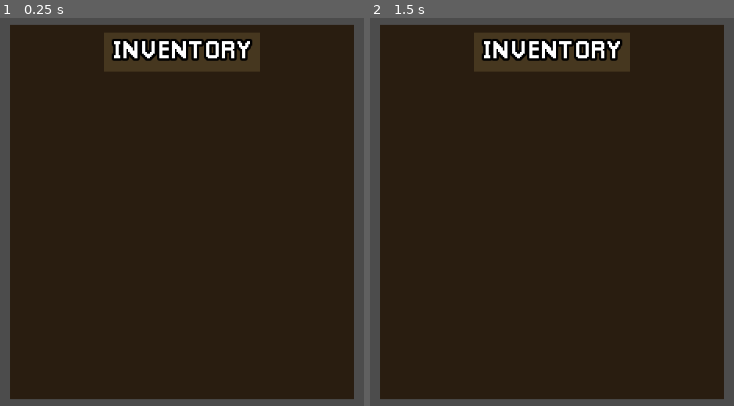
Above: before the commit, frames 1-2 (left to right).
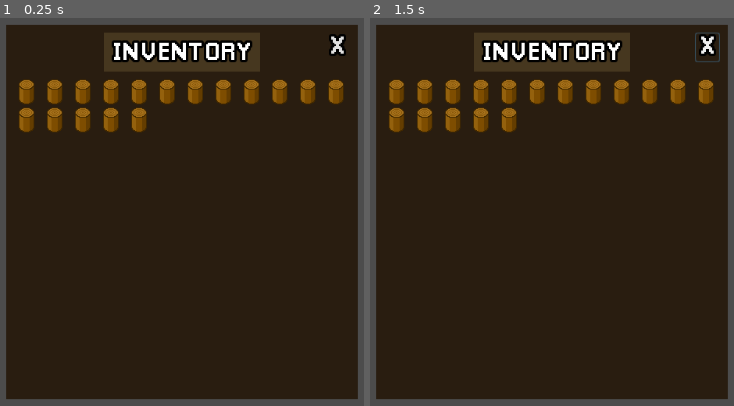
Above: after the commit, the same moments.

Repository: TopDownSurvival-Dev-Team/TopDownSurvival
Game: Godot game, scene res://src/scenes/ui_scenes/Inventory.tscn
Two runs of this game, one before a commit and one after it. Both use one fixed random seed, a clock stepped at 60 frames per second and the inputs below. This scene is started directly instead of the project's main scene.
Inputs (mouse positions are in pixels of both pictures, inside the frame that each line leads up to):
- Up to frame 1 (0.25 s): no input
- Up to frame 2 (1.5 s): click (708, 49) at 0.5 s, where only the run after the commit has a clickable "X"; move the mouse to (726, 188) at 1.27 s; hold D (move_right) from 1.28 s (still down); click (726, 188) at 1.35 s

The runs differ from the first frame. In frame 1, 7.1% of the frame differs, in the area x 1-99%, y 1-99%; in frame 2, 7.2%.

Commit message:
added some stuff

Diff:
--- a/Top Down Survival/src/scenes/ui_scenes/Inventory.tscn
+++ b/Top Down Survival/src/scenes/ui_scenes/Inventory.tscn
@@ -1,6 +1,7 @@
-[gd_scene load_steps=2 format=2]
+[gd_scene load_steps=3 format=2]
 
 [ext_resource path="res://src/dynamic_fonts/Pixellari_32.tres" type="DynamicFont" id=1]
+[ext_resource path="res://assets/wood/wood.png" type="Texture" id=2]
 
 [node name="Inventory" type="Control"]
 anchor_right = 1.0
@@ -14,8 +15,14 @@
 }
 
 [node name="ColorRect" type="ColorRect" parent="."]
-anchor_right = 1.0
-anchor_bottom = 1.0
+anchor_left = 0.5
+anchor_top = 0.5
+anchor_right = 0.5
+anchor_bottom = 0.5
+margin_left = -225.0
+margin_top = -240.0
+margin_right = 225.0
+margin_bottom = 240.0
 color = Color( 0.164706, 0.117647, 0.0666667, 1 )
 __meta__ = {
 "_edit_use_anchors_": false
@@ -33,22 +40,23 @@
 }
 
 [node name="V" type="VBoxContainer" parent="ColorRect/M"]
-margin_right = 420.0
+margin_right = 430.0
 margin_bottom = 460.0
+custom_constants/separation = 10
 
 [node name="Header" type="HBoxContainer" parent="ColorRect/M/V"]
-margin_right = 420.0
+margin_right = 430.0
 margin_bottom = 50.0
 rect_min_size = Vector2( 0, 50 )
 
 [node name="Control" type="Control" parent="ColorRect/M/V/Header"]
-margin_right = 106.0
+margin_right = 111.0
 margin_bottom = 50.0
 size_flags_horizontal = 3
 
 [node name="Background" type="ColorRect" parent="ColorRect/M/V/Header"]
-margin_left = 110.0
-margin_right = 310.0
+margin_left = 115.0
+margin_right = 315.0
 margin_bottom = 50.0
 rect_min_size = Vector2( 200, 50 )
 color = Color( 0.278431, 0.219608, 0.12549, 1 )
@@ -56,6 +64,7 @@
 [node name="Label" type="Label" parent="ColorRect/M/V/Header/Background"]
 anchor_right = 1.0
 anchor_bottom = 1.0
+margin_top = 5.0
 grow_horizontal = 2
 custom_fonts/font = ExtResource( 1 )
 text = "Inventory"
@@ -66,20 +75,139 @@
 "_edit_use_anchors_": false
 }
 
-[node name="Control2" type="Control" parent="ColorRect/M/V/Header"]
-margin_left = 314.0
-margin_right = 420.0
+[node name="Exit" type="Control" parent="ColorRect/M/V/Header"]
+margin_left = 319.0
+margin_right = 430.0
 margin_bottom = 50.0
 size_flags_horizontal = 3
 
+[node name="Button" type="Button" parent="ColorRect/M/V/Header/Exit"]
+anchor_left = 1.0
+anchor_right = 1.0
+margin_left = -32.0
+margin_bottom = 38.0
+grow_horizontal = 0
+custom_fonts/font = ExtResource( 1 )
+text = "X"
+flat = true
+__meta__ = {
+"_edit_use_anchors_": false
+}
+
 [node name="ScrollContainer" type="ScrollContainer" parent="ColorRect/M/V"]
-margin_top = 54.0
-margin_right = 420.0
+margin_top = 60.0
+margin_right = 430.0
 margin_bottom = 460.0
 size_flags_vertical = 3
 
 [node name="GridContainer" type="GridContainer" parent="ColorRect/M/V/ScrollContainer"]
-margin_right = 420.0
-margin_bottom = 406.0
+margin_right = 430.0
+margin_bottom = 400.0
 size_flags_horizontal = 3
 size_flags_vertical = 3
+columns = 12
+
+[node name="Inv1" type="TextureRect" parent="ColorRect/M/V/ScrollContainer/GridContainer"]
+margin_right = 32.0
+margin_bottom = 32.0
+texture = ExtResource( 2 )
+
+[node name="Inv2" type="TextureRect" parent="ColorRect/M/V/ScrollContainer/GridContainer"]
+margin_left = 36.0
+margin_right = 68.0
+margin_bottom = 32.0
+texture = ExtResource( 2 )
+
+[node name="Inv3" type="TextureRect" parent="ColorRect/M/V/ScrollContainer/GridContainer"]
+margin_left = 72.0
+margin_right = 104.0
+margin_bottom = 32.0
+texture = ExtResource( 2 )
+
+[node name="Inv4" type="TextureRect" parent="ColorRect/M/V/ScrollContainer/GridContainer"]
+margin_left = 108.0
+margin_right = 140.0
+margin_bottom = 32.0
+texture = ExtResource( 2 )
+
+[node name="Inv5" type="TextureRect" parent="ColorRect/M/V/ScrollContainer/GridContainer"]
+margin_left = 144.0
+margin_right = 176.0
+margin_bottom = 32.0
+texture = ExtResource( 2 )
+
+[node name="Inv6" type="TextureRect" parent="ColorRect/M/V/ScrollContainer/GridContainer"]
+margin_left = 180.0
+margin_right = 212.0
+margin_bottom = 32.0
+texture = ExtResource( 2 )
+
+[node name="Inv7" type="TextureRect" parent="ColorRect/M/V/ScrollContainer/GridContainer"]
+margin_left = 216.0
+margin_right = 248.0
+margin_bottom = 32.0
+texture = ExtResource( 2 )
+
+[node name="Inv8" type="TextureRect" parent="ColorRect/M/V/ScrollContainer/GridContainer"]
+margin_left = 252.0
+margin_right = 284.0
+margin_bottom = 32.0
+texture = ExtResource( 2 )
+
+[node name="Inv9" type="TextureRect" parent="ColorRect/M/V/ScrollContainer/GridContainer"]
+margin_left = 288.0
+margin_right = 320.0
+margin_bottom = 32.0
+texture = ExtResource( 2 )
+
+[node name="Inv10" type="TextureRect" parent="ColorRect/M/V/ScrollContainer/GridContainer"]
+margin_left = 324.0
+margin_right = 356.0
+margin_bottom = 32.0
+texture = ExtResource( 2 )
+
+[node name="Inv11" type="TextureRect" parent="ColorRect/M/V/ScrollContainer/GridContainer"]
+margin_left = 360.0
+margin_right = 392.0
+margin_bottom = 32.0
+texture = ExtResource( 2 )
+
+[node name="Inv12" type="TextureRect" parent="ColorRect/M/V/ScrollContainer/GridContainer"]
+margin_left = 396.0
+margin_right = 428.0
+margin_bottom = 32.0
+texture = ExtResource( 2 )
+
+[node name="Inv13" type="TextureRect" parent="ColorRect/M/V/ScrollContainer/GridContainer"]
+margin_top = 36.0
+margin_right = 32.0
+margin_bottom = 68.0
+texture = ExtResource( 2 )
+
+[node name="Inv14" type="TextureRect" parent="ColorRect/M/V/ScrollContainer/GridContainer"]
+margin_left = 36.0
+margin_top = 36.0
+margin_right = 68.0
+margin_bottom = 68.0
+texture = ExtResource( 2 )
+
+[node name="Inv15" type="TextureRect" parent="ColorRect/M/V/ScrollContainer/GridContainer"]
+margin_left = 72.0
+margin_top = 36.0
+margin_right = 104.0
+margin_bottom = 68.0
+texture = ExtResource( 2 )
+
+[node name="Inv16" type="TextureRect" parent="ColorRect/M/V/ScrollContainer/GridContainer"]
+margin_left = 108.0
+margin_top = 36.0
+margin_right = 140.0
+margin_bottom = 68.0
+texture = ExtResource( 2 )
+
+[node name="Inv17" type="TextureRect" parent="ColorRect/M/V/ScrollContainer/GridContainer"]
+margin_left = 144.0
+margin_top = 36.0
+margin_right = 176.0
+margin_bottom = 68.0
+texture = ExtResource( 2 )
